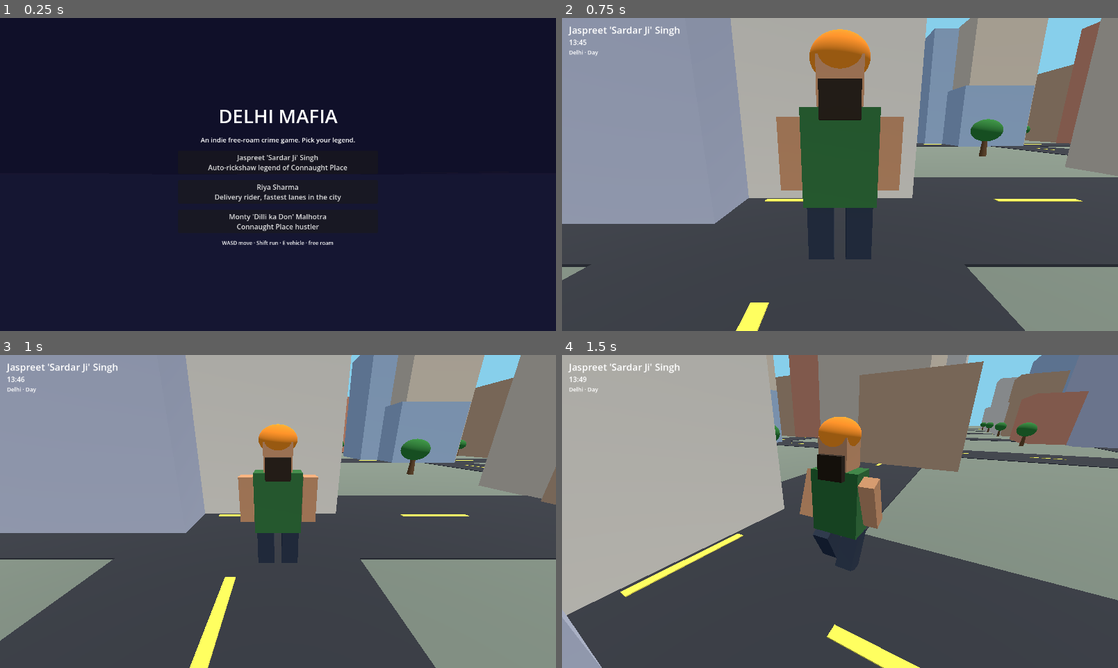
Above: before the commit, frames 1-4 (two rows, left to right).
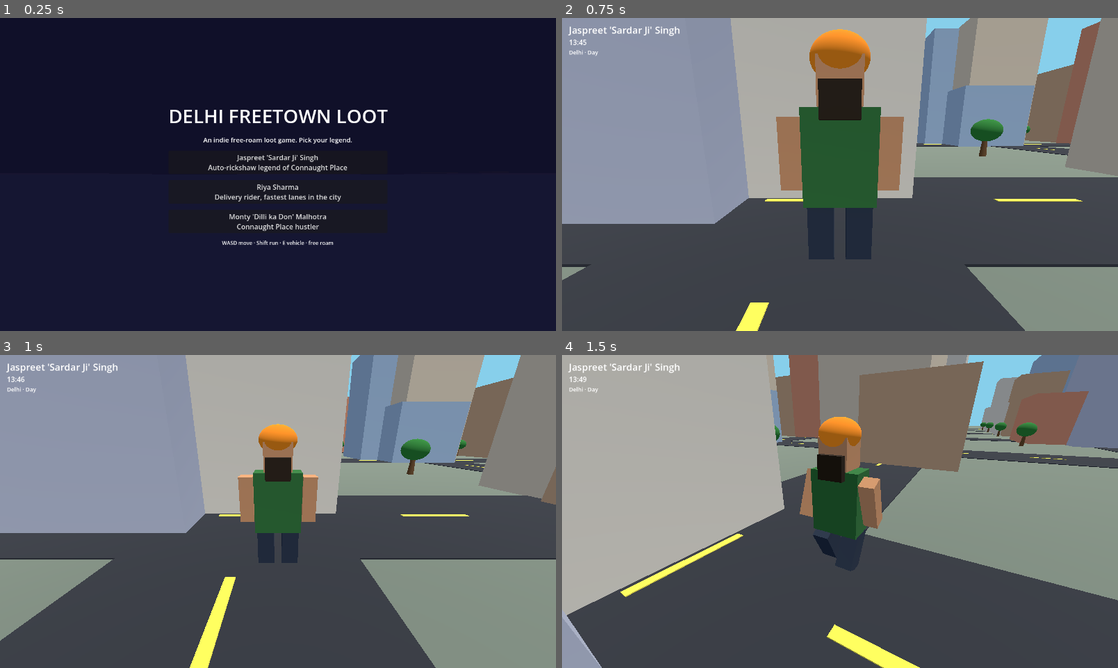
Above: after the commit, the same moments.

Repository: Ayushsahnios/delhi-freetown-loot
Game: Godot game, scene res://scenes/main.tscn
Two runs of this game, one before a commit and one after it. Both use one fixed random seed, a clock stepped at 60 frames per second and the inputs below.
Inputs:
- Up to frame 1 (0.25 s): no input
- Up to frame 2 (0.75 s): click "Jaspreet 'Sardar Ji' Singh Au…" at 0.5 s
- Up to frame 3 (1 s): no input
- Up to frame 4 (1.5 s): hold D (move_right) from 1.28 s (still down); tap H (horn) at 1.35 s

The runs differ from the first frame. In frame 1, 1.2% of the frame differs, in the area x 30-70%, y 29-41%; in frame 2, nothing differs; in frame 3, nothing differs; in frame 4, nothing differs.

Commit message:
Rebrand: Delhi Freetown Loot

Diff:
--- a/project.godot
+++ b/project.godot
@@ -1,11 +1,11 @@
 ; Engine configuration file.
-; Delhi Mafia — from-scratch Godot 4 build.
+; Delhi Freetown Loot — from-scratch Godot 4 build.
 
 config_version=5
 
 [application]
 
-config/name="Delhi Mafia"
+config/name="Delhi Freetown Loot"
 run/main_scene="res://scenes/main.tscn"
 config/features=PackedStringArray("4.7")
 
--- a/scripts/main.gd
+++ b/scripts/main.gd
@@ -1,5 +1,5 @@
 extends Node3D
-## Delhi Mafia — from-scratch build. All content procedural, no assets.
+## Delhi Freetown Loot — from-scratch build. All content procedural, no assets.
 
 const BLOCK := 34.0
 const ROAD := 12.0
@@ -296,12 +296,12 @@
 	center.add_child(box)
 
 	var title := Label.new()
-	title.text = "DELHI MAFIA"
+	title.text = "DELHI FREETOWN LOOT"
 	title.add_theme_font_size_override("font_size", 44)
 	title.horizontal_alignment = HORIZONTAL_ALIGNMENT_CENTER
 	box.add_child(title)
 	var sub := Label.new()
-	sub.text = "An indie free-roam crime game. Pick your legend."
+	sub.text = "An indie free-roam loot game. Pick your legend."
 	sub.add_theme_font_size_override("font_size", 15)
 	sub.horizontal_alignment = HORIZONTAL_ALIGNMENT_CENTER
 	box.add_child(sub)
Not shown, changed: PLAN.md
Not shown, changed: README.md
